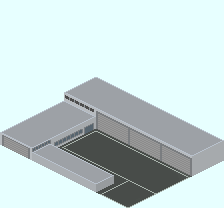
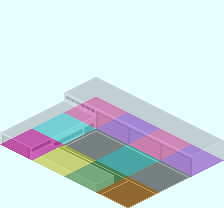
Layer changes from the first 224×208 image to the second:
showed "Base_Plate_3x4.png" over [0, 77, 224, 208]
painted on "TSF_Factory_Main_Unit_2nd.png" over [65, 95, 95, 113]
